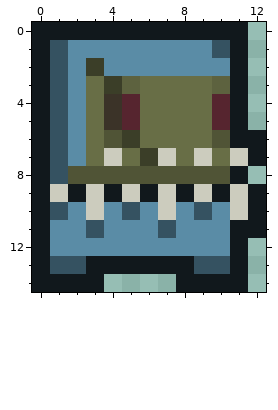
A pixel-art sprite gets an edit: FirstSemesterExam/Content/Enemies/Turned1.png. Above: the version before the commit.
The file is 13x15 pixels.
And afterwards:
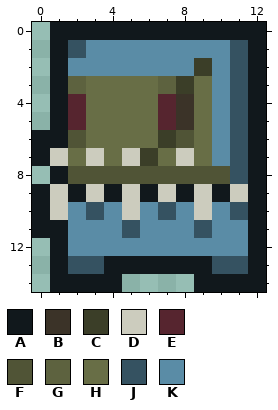
Palette (. is transparent): A #11181c  B #3b3328  C #3b3e28  D #ccccbe  E #56252f  F #505436  G #5d623f  H #686e46  J #355261  K #5a8ca6
Diff:
Colour A now appears in rows 0 to 5 at x 12; in row 8 at x 12; in rows 12 to 13 at x 12; in row 14 at x 4 and 12.
The author changed colour J to colour A in rows 1 to 6 at x 1; in row 8 at x 1; in row 13 at x 1 and 9.
The author changed colour K to colour A in rows 11 to 12 at x 1.
The author changed colour H to colour B in rows 4 to 5 at x 8.
The author changed colour H to colour C in row 3 at x 8; in row 6 at x 7.
The author changed colour K to colour C in row 2 at x 9.
The author changed colour H to colour D in row 7 at x 3, 5 and 8.
The author changed colour J to colour D in row 7 at x 1; in row 10 at x 1, 5 and 9.
The author changed colour H to colour E in rows 4 to 5 at x 7.
The author changed colour K to colour E in rows 4 to 5 at x 2.
The author changed colour H to colour F in row 6 at x 8.
The author changed colour K to colour F in row 6 at x 2.
The author changed colour H to colour G in row 3 at x 7.
The author changed colour K to colour G in row 3 at x 2.
The author changed colour B to colour H in rows 4 to 5 at x 4.
The author changed colour C to colour H in row 3 at x 4; in row 6 at x 5.
The author changed colour D to colour H in row 7 at x 4, 7 and 9.
The author changed colour E to colour H in rows 4 to 5 at x 5.
The author changed colour F to colour H in row 6 at x 4.
The author changed colour G to colour H in row 3 at x 5.
The author changed colour K to colour H in row 7 at x 2.
The author changed colour A to colour J in rows 1 to 6 at x 11; in row 8 at x 11; in row 13 at x 3 and 11.
The author changed colour D to colour J in row 7 at x 11; in row 10 at x 3, 7 and 11.
The author changed colour K to colour J in row 1 at x 2; in row 11 at x 5 and 9.
The author changed colour A to colour K in rows 11 to 12 at x 11.
The author changed colour C to colour K in row 2 at x 3.
The author changed colour E to colour K in rows 4 to 5 at x 10.
The author changed colour F to colour K in row 6 at x 10.
The author changed colour G to colour K in row 3 at x 10.
The author changed colour H to colour K in row 7 at x 10.
The author changed colour J to colour K in row 1 at x 10; in row 11 at x 3 and 7.
Colour A is gone in rows 0 to 5 at x 0; in row 8 at x 0; in rows 12 to 13 at x 0; in row 14 at x 0 and 8.
Where, in picture pixels (left, top, right, bottom), the same in both pictures:
changed: (32, 22, 266, 292)
